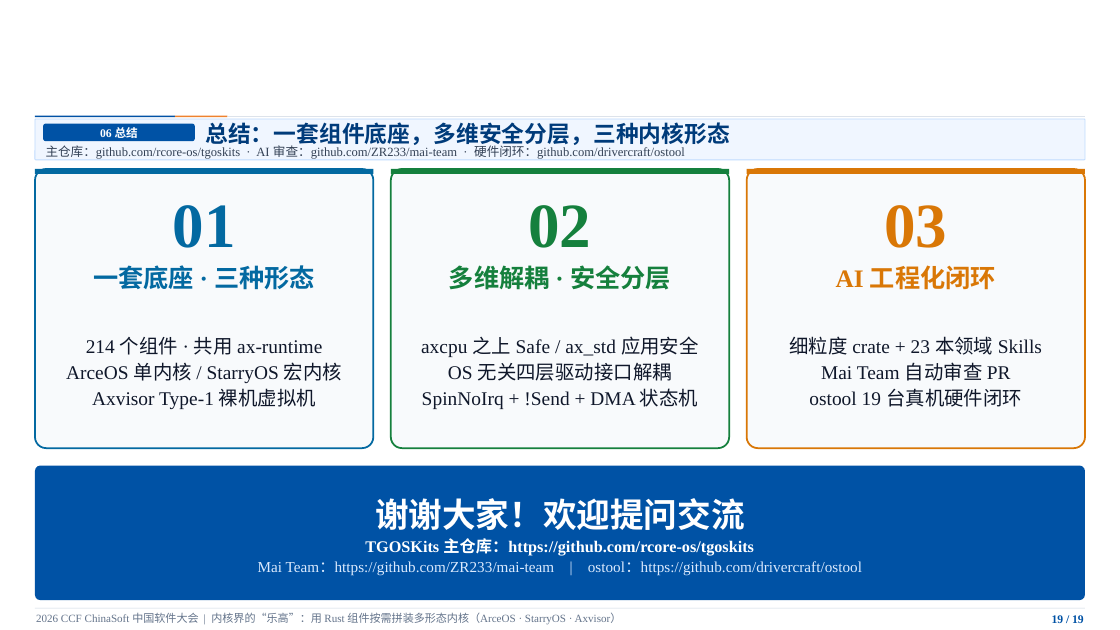
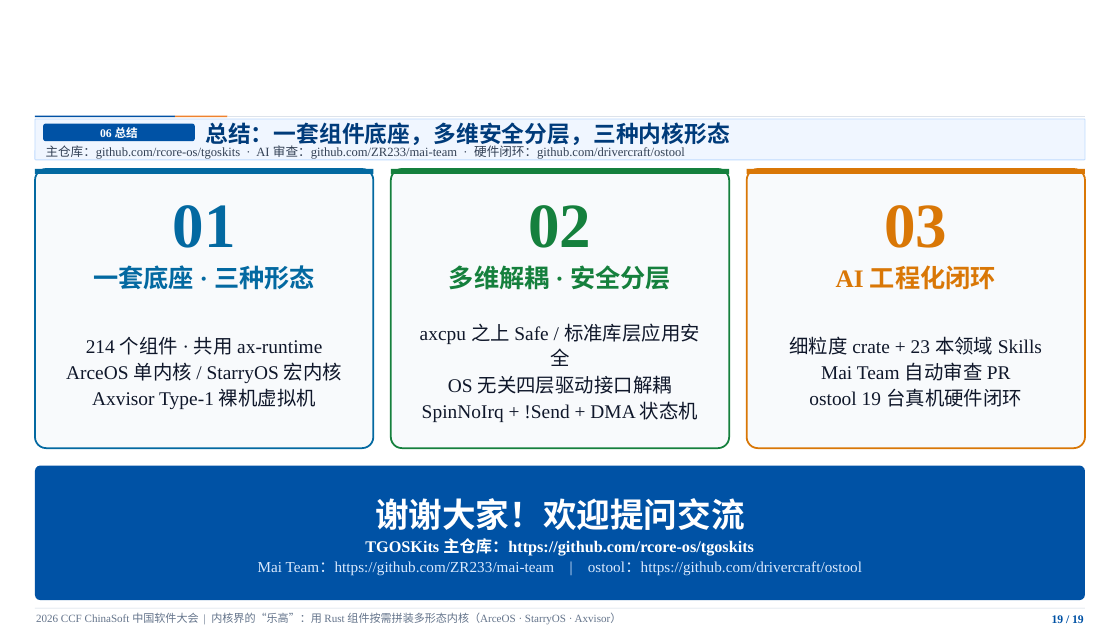
Before and after one commit to ZR233/tgoskits, a slide deck: slide 19 of TGOSKits_Presentation_v2.pptx. Drawn at 1120x630 pixels with LibreOffice and Linux fonts; fonts in the diff are those of the drawing; background and template pictures are left out. Boxes give left, top, right and bottom in pixels: in the first picture for what was removed or moved away, otherwise in the second. Text is boxed around its words. In the diff, an @@ line names an element or a change of style, - is before the commit and + after.

```diff
--- a/TGOSKits_Presentation_v2.pptx
+++ b/TGOSKits_Presentation_v2.pptx
@@ text at box(420, 323, 700, 366): text changed @@
-axcpu 之上 Safe / ax_std 应用安全
+axcpu 之上 Safe / 标准库层应用安全
```
Also in this commit, not shown: 5 other slides changed.
